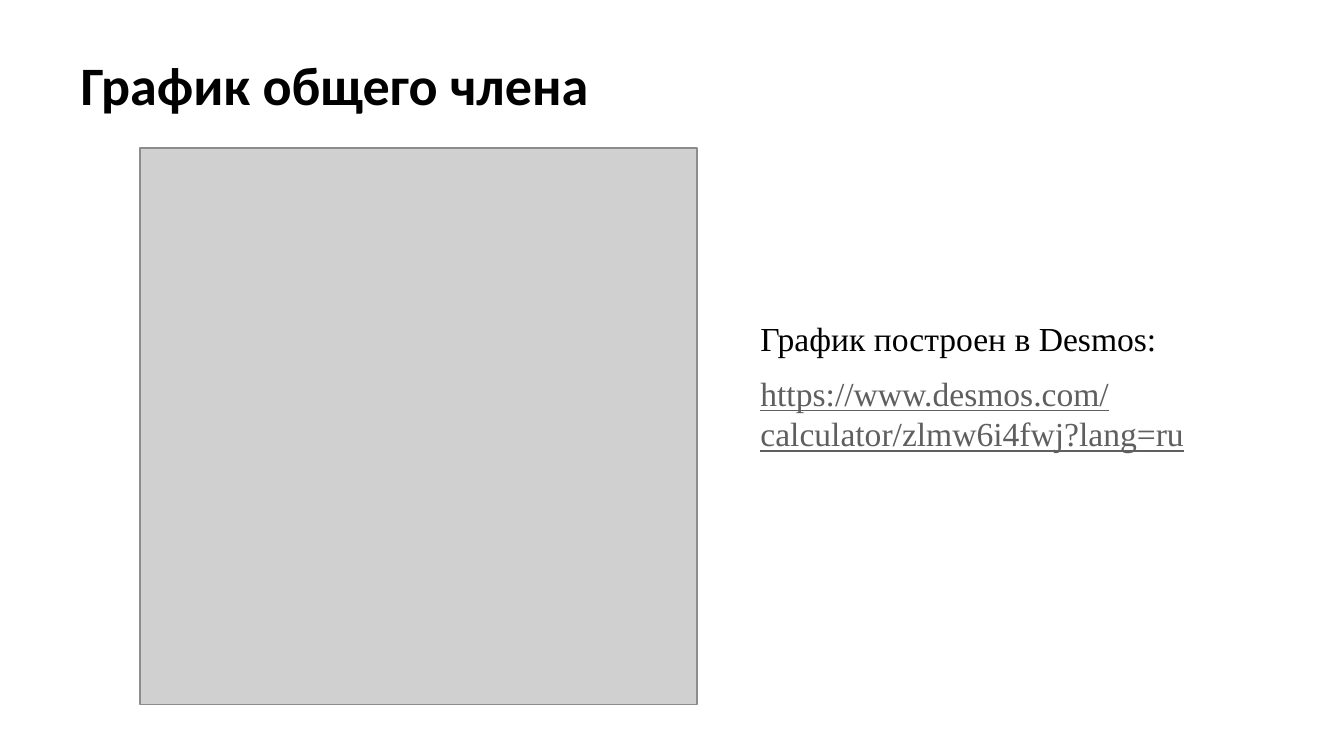
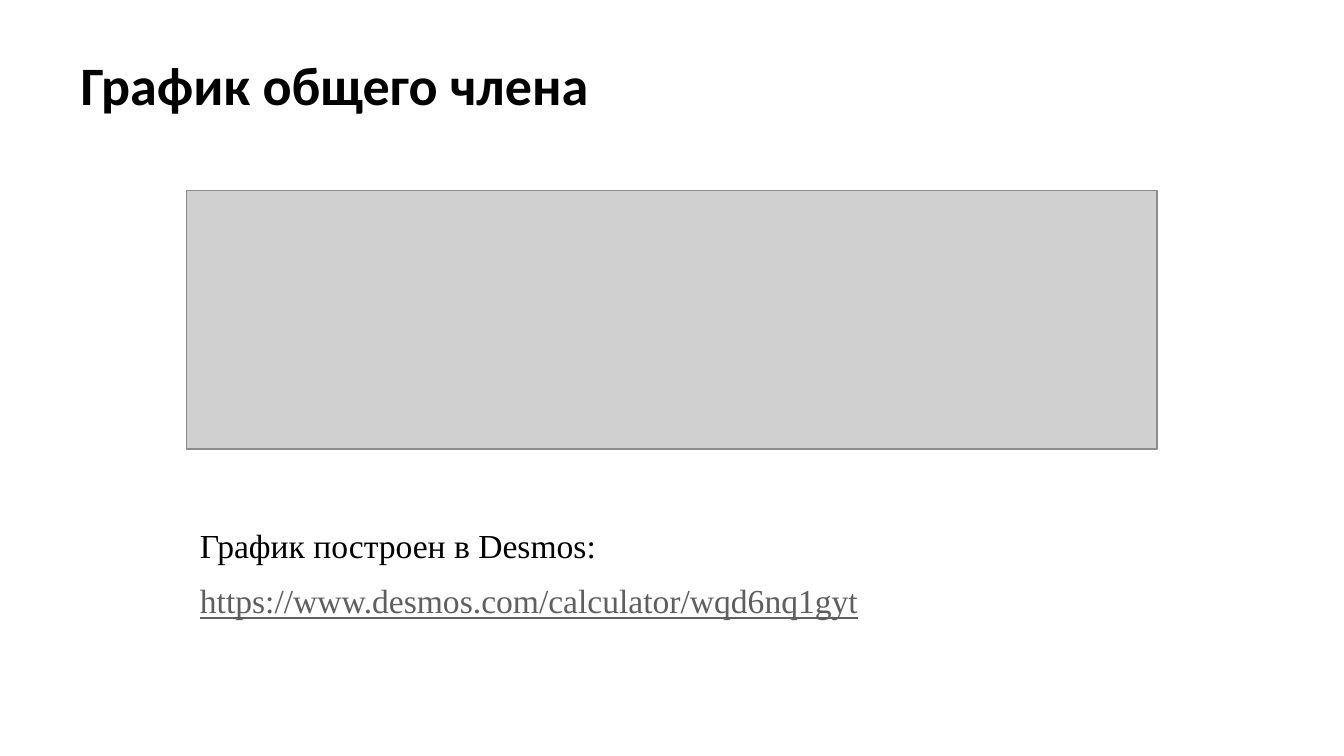
Before and after one commit to Miwm64/itmo_cse, a slide deck: slide 7 of math_analysis/матан_проект_в4.pptx. Drawn at 1344x756 pixels with LibreOffice and Linux fonts; fonts in the diff are those of the drawing; grey boxes stand for pictures; background and template pictures are left out. Boxes give left, top, right and bottom in pixels: in the first picture for what was removed or moved away, otherwise in the second. Text is boxed around its words. In the diff, an @@ line names an element or a change of style, - is before the commit and + after.

```diff
--- a/math_analysis/матан_проект_в4.pptx
+++ b/math_analysis/матан_проект_в4.pptx
@@ picture removed at [140,148,696,704] @@
@@ picture added at [187,191,1157,449] @@
@@ text "График построен в Desmos:": place and size @@
-text "График построен в Desmos:" at [760,327,1183,453]
+text "График построен в Desmos:" at [200,534,858,620]
@@ text at [200,589,858,620]: text changed @@
-https://www.desmos.com/calculator/zlmw6i4fwj?lang=ru
+https://www.desmos.com/calculator/wqd6nq1gyt
```
Also in this commit, not shown: 1 other slide changed, 1 slide removed, 1 other file.
